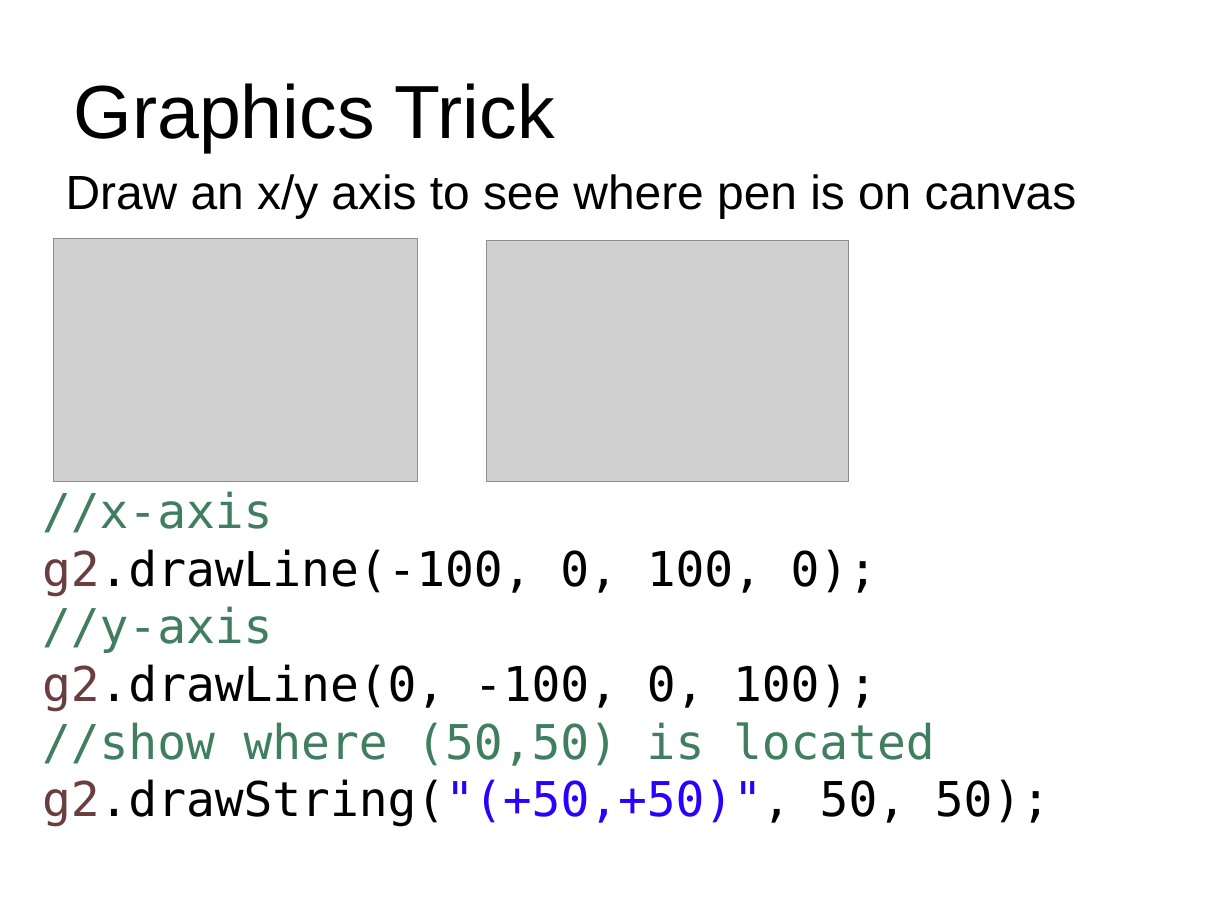
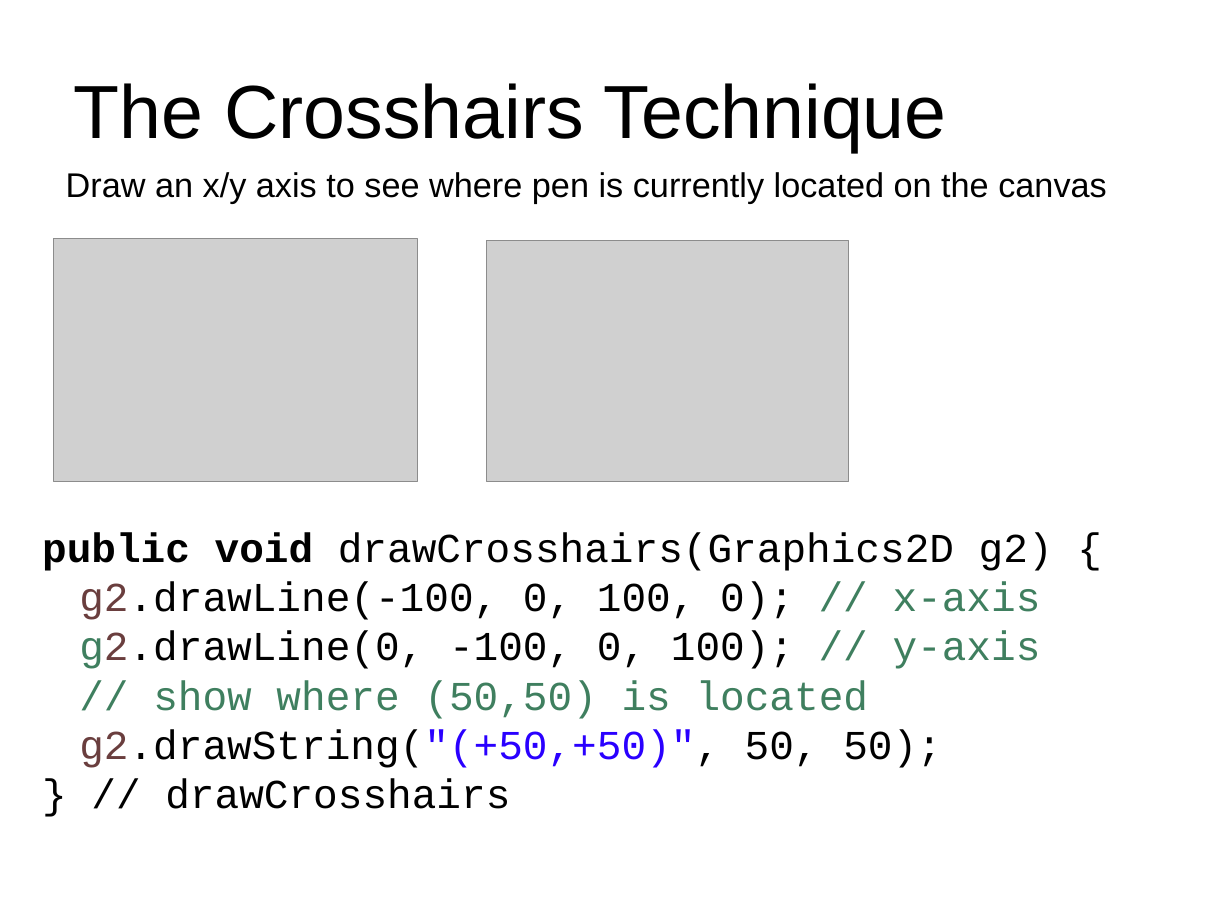
Before and after one commit to RHIT-CSSE/csse220, a slide deck: slide 14 of ClassMaterials/IntroToGraphics/Slides/Graphics.pptx (slide 12 before the commit). Drawn at 1232x924 pixels with LibreOffice and Linux fonts; fonts in the diff are those of the drawing; grey boxes stand for pictures. Boxes give left, top, right and bottom in pixels: in the first picture for what was removed or moved away, otherwise in the second. Text is boxed around its words. In the diff, an @@ line names an element or a change of style, - is before the commit and + after.

```diff
--- a/ClassMaterials/IntroToGraphics/Slides/Graphics.pptx
+++ b/ClassMaterials/IntroToGraphics/Slides/Graphics.pptx
@@ title at (x1=74, y1=83, x2=946, y2=152): text changed @@
-Graphics Trick
+The Crosshairs Technique
@@ text at (x1=66, y1=172, x2=1107, y2=203): text changed; size 28 to 20 pt @@
-Draw an x/y axis to see where pen is on canvas
+Draw an x/y axis to see where pen is currently located on the canvas
@@ text "public void drawCrosshairs(Graphics2D g2) {" moved from (x1=42, y1=491, x2=1050, y2=827) to (x1=42, y1=532, x2=1053, y2=809) @@
@@ text at (x1=42, y1=532, x2=1053, y2=719): text changed; size 28 to 24 pt; font DejaVu Sans Mono to Courier New @@
-//x-axis
-g2.drawLine(-100, 0, 100, 0);
-//y-axis
-g2.drawLine(0, -100, 0, 100);
-//show where (50,50) is located
+public void drawCrosshairs(Graphics2D g2) {
+g2.drawLine(-100, 0, 100, 0); // x-axis
+g2.drawLine(0, -100, 0, 100); // y-axis
+// show where (50,50) is located
@@ text at (x1=79, y1=729, x2=942, y2=768): size 28 to 24 pt, font DejaVu Sans Mono to Courier New in "g2.drawString("(+50,+50)", 50, 50);" @@
@@ text at (x1=165, y1=778, x2=510, y2=809): paragraph added @@
+} // drawCrosshairs
```
Also in this commit, not shown: 7 other slides changed, 4 slides added, 2 slides removed.
